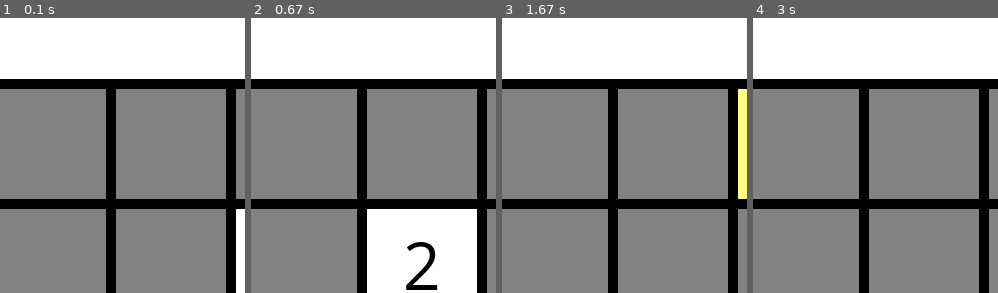
Above: before the commit, frames 1-4 (left to right).
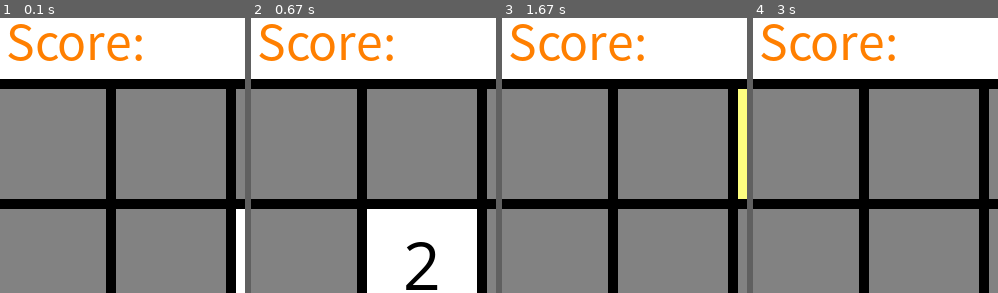
Above: after the commit, the same moments.

Repository: Roman-Blokhin/Python
Game: pygame game, started from my_code/game_2048/main.py
The game is run twice, just before and just after one commit, with the same random seed, the same clock (stepped at 60 frames per second) and the same inputs.
Inputs:
- Up to frame 1 (0.1 s): no input
- Up to frame 2 (0.67 s): hold Right from 0.33 s (still down)
- Up to frame 3 (1.67 s): release Right at 0.8 s; hold Up 0.83-1.13 s; hold Right from 1.17 s (still down)
- Up to frame 4 (3 s): release Right at 1.72 s; hold Left 1.75-2.42 s; hold Down from 2.45 s (still down)
The pictures show only the part of the screen within x 3-53%, y 0-50%; the shares and areas given below are measured in that part.

The runs differ from the first frame. In frame 1, 2.3% of the frame differs, in the area x 3-58%, y 2-16%; in frame 2, 2.3%; in frame 3, 2.3%; in frame 4, 2.3%.

Commit message:
6. Pygame. 2048. Добавил текст - 'Score: ', для отображения очков

Diff:
--- a/my_code/game_2048/main.py
+++ b/my_code/game_2048/main.py
@@ -8,6 +8,10 @@
     pygame.draw.rect(screen, WHITE, TITLE_REC)
     # 14. создаем шрифт для отображения цифр на нашем игровом поле - название и размер
     font = pygame.font.SysFont('Comic Sans MS', 70)
+    # 26. делаем еще один шрифт для отображения очков
+    font_score = pygame.font.SysFont('simsun', 48)
+    text_score = font_score.render('Score: ', True, COLOR_TEXT)  # 26.2 параметры текста очков
+    screen.blit(text_score, (20, 35)) # 26.3 вывод на экран
     # 15. Передвинули вывод массива в консоль перед отрисовкой игры, чтобы не было опоздания
     pretty_print(mas)
     # 13. рисуем квадраты игрового поля
@@ -36,6 +40,9 @@
     [0, 0, 0, 0],
     [0, 0, 0, 0],
 ]
+
+# 26.1 текст вывода очков на экран
+COLOR_TEXT = (255, 127, 0)
 
 # 16. создаем словарь для того ,чтобы раскрасить наши ячейки по значению в массиве
 COLORS = {
